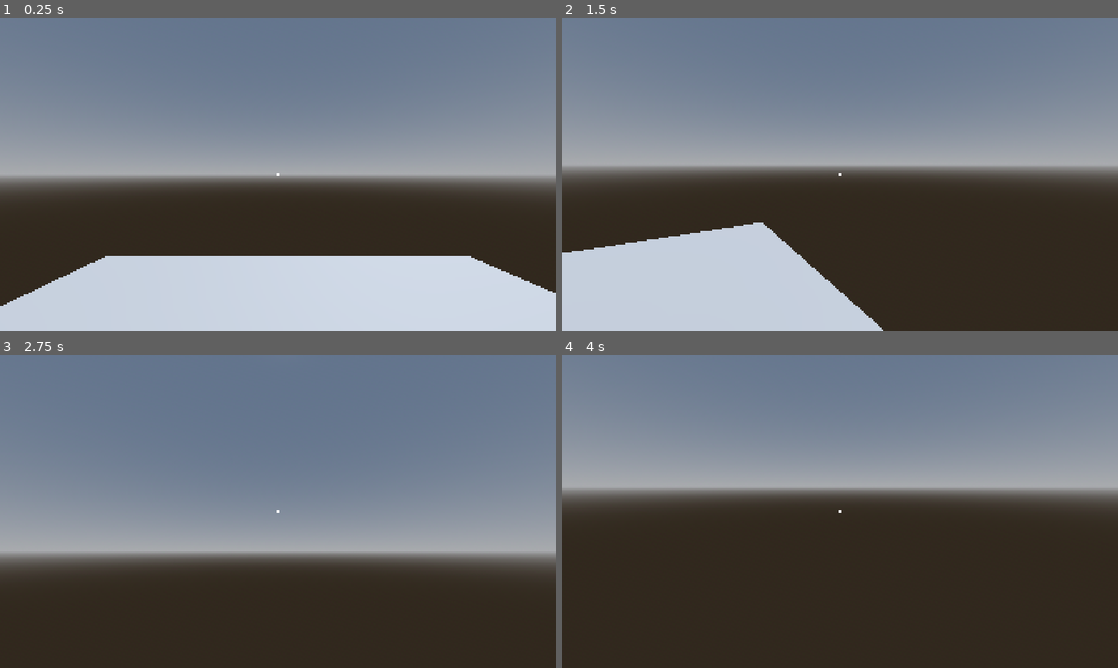
Above: before the commit, frames 1-4 (two rows, left to right).
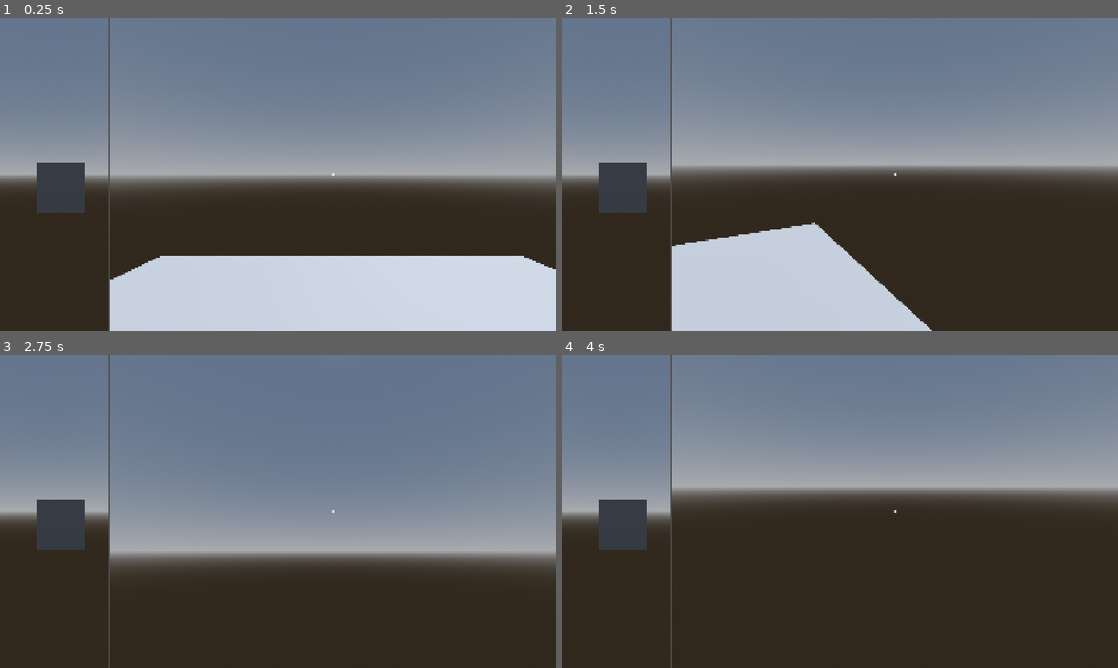
Above: after the commit, the same moments.

Repository: Rionit/MSI-GameJam-2026
Game: Godot game, scene res://scenes/main.tscn
The game is run twice, just before and just after one commit, with the same random seed, the same clock (stepped at 60 frames per second) and the same inputs.
Inputs (mouse positions are in pixels of both pictures, inside the frame that each line leads up to):
- Up to frame 1 (0.25 s): no input
- Up to frame 2 (1.5 s): tap Enter at 0.5 s; move the mouse to (867, 174) at 0.52 s; hold E (interact) 0.53-1.28 s; hold W (move_forward) from 0.53 s (still down); move the mouse to (812, 174) at 1.27 s; tap E (interact) at 1.35 s
- Up to frame 3 (2.75 s): keep holding W (move_forward); move the mouse to (289, 505) at 2.02 s; hold E (interact) from 2.03 s (still down)
- Up to frame 4 (4 s): keep holding W (move_forward); tap Space at 2.75 s; move the mouse to (834, 517) at 2.77 s; release E (interact) at 2.78 s; tap E (interact) at 2.85 s; tap Enter at 3.5 s; move the mouse to (878, 514) at 3.52 s; hold E (interact) from 3.53 s (still down)

The runs differ from the first frame. In frame 1, 5.7% of the frame differs, in the area x 0-100%, y 0-100%; in frame 2, 11%, in the area x 0-67%, y 0-100%; in frame 3, 4.4%; in frame 4, 5.1%.

Commit message:
Added simple splitscreen controller

Diff:
--- a/scenes/main.tscn
+++ b/scenes/main.tscn
@@ -2,6 +2,7 @@
 
 [ext_resource type="PackedScene" uid="uid://djfagpi4wf30r" path="res://scenes/first_person_player.tscn" id="1_o5qli"]
 [ext_resource type="Script" uid="uid://d1t40y48xkdyr" path="res://scripts/interactable.gd" id="2_0wfyh"]
+[ext_resource type="Script" uid="uid://bhoupc1aclli0" path="res://scripts/split_screen_controller.gd" id="2_sugp2"]
 
 [sub_resource type="ProceduralSkyMaterial" id="ProceduralSkyMaterial_o5qli"]
 sky_horizon_color = Color(0.66224277, 0.6717428, 0.6867428, 1)
@@ -26,7 +27,7 @@
 [sub_resource type="ConvexPolygonShape3D" id="ConvexPolygonShape3D_0wfyh"]
 points = PackedVector3Array(0.5, 0.5, 0.5, 0.5, 0.5, -0.5, -0.5, 0.5, 0.5, 0.5, -0.5, 0.5, 0.5, -0.5, -0.5, -0.5, 0.5, -0.5, -0.5, -0.5, 0.5, -0.5, -0.5, -0.5)
 
-[node name="Main" type="Node3D" unique_id=1020647545]
+[node name="Main" type="Node" unique_id=848906251]
 
 [node name="WorldEnvironment" type="WorldEnvironment" parent="." unique_id=92616691]
 environment = SubResource("Environment_sugp2")
@@ -35,28 +36,69 @@
 transform = Transform3D(-0.8660254, -0.43301278, 0.25, 0, 0.49999997, 0.86602545, -0.50000006, 0.75, -0.43301266, 0, 0, 0)
 shadow_enabled = true
 
-[node name="FirstPersonPlayer" parent="." unique_id=752721606 instance=ExtResource("1_o5qli")]
-transform = Transform3D(1, 0, 0, 0, 1, 0, 0, 0, 1, -0.1742363, 0.98418355, -0.060120106)
-speed = 5.0
+[node name="Level" type="Node3D" parent="." unique_id=1648374199]
 
-[node name="StaticBody3D" type="StaticBody3D" parent="." unique_id=1881650293]
+[node name="StaticBody3D" type="StaticBody3D" parent="Level" unique_id=1881650293]
 transform = Transform3D(1, 0, 0, 0, 1, 0, 0, 0, 1, 0, -0.5158161, 0)
 
-[node name="CollisionShape3D" type="CollisionShape3D" parent="StaticBody3D" unique_id=605347414]
+[node name="CollisionShape3D" type="CollisionShape3D" parent="Level/StaticBody3D" unique_id=605347414]
 shape = SubResource("BoxShape3D_qaqv0")
 
-[node name="MeshInstance3D" type="MeshInstance3D" parent="StaticBody3D" unique_id=914819883]
+[node name="MeshInstance3D" type="MeshInstance3D" parent="Level/StaticBody3D" unique_id=914819883]
 mesh = SubResource("BoxMesh_qaqv0")
 
-[node name="Interactable" type="StaticBody3D" parent="." unique_id=492735213]
+[node name="Interactable" type="StaticBody3D" parent="Level" unique_id=492735213]
 transform = Transform3D(1, 0, 0, 0, 1, 0, 0, 0, 1, 3.7829928, 1.3637811, 0)
 script = ExtResource("2_0wfyh")
 metadata/_custom_type_script = "uid://d1t40y48xkdyr"
 
-[node name="MeshInstance3D" type="MeshInstance3D" parent="Interactable" unique_id=905011403]
+[node name="MeshInstance3D" type="MeshInstance3D" parent="Level/Interactable" unique_id=905011403]
 transform = Transform3D(0.43923765, 0, 0, 0, 0.43923765, 0, 0, 0, 0.43923765, 0, 0, 0)
 mesh = SubResource("BoxMesh_gsyc7")
 
-[node name="CollisionShape3D" type="CollisionShape3D" parent="Interactable" unique_id=1419580967]
+[node name="CollisionShape3D" type="CollisionShape3D" parent="Level/Interactable" unique_id=1419580967]
 transform = Transform3D(0.43923765, 0, 0, 0, 0.43923765, 0, 0, 0, 0.43923765, 0, 0, 0)
 shape = SubResource("ConvexPolygonShape3D_0wfyh")
+
+[node name="HBoxContainer" type="HBoxContainer" parent="." unique_id=321357396]
+anchors_preset = 15
+anchor_right = 1.0
+anchor_bottom = 1.0
+grow_horizontal = 2
+grow_vertical = 2
+size_flags_horizontal = 3
+size_flags_vertical = 3
+script = ExtResource("2_sugp2")
+split_ratio = 0.195
+
+[node name="SubViewportContainerLeft" type="SubViewportContainer" parent="HBoxContainer" unique_id=1271243271]
+layout_mode = 2
+size_flags_horizontal = 3
+size_flags_stretch_ratio = 0.195
+stretch = true
+
+[node name="SubViewport" type="SubViewport" parent="HBoxContainer/SubViewportContainerLeft" unique_id=1764969003]
+handle_input_locally = false
+size = Vector2i(373, 1080)
+render_target_update_mode = 4
+
+[node name="UnmovablePlayer" parent="HBoxContainer/SubViewportContainerLeft/SubViewport" unique_id=752721606 instance=ExtResource("1_o5qli")]
+transform = Transform3D(-4.371139e-08, 0, -1, 0, 1, 0, 1, 0, -4.371139e-08, 1.7163728, 0.98418355, -0.060120106)
+can_move = false
+speed = 5.0
+can_walk = false
+
+[node name="SubViewportContainerRight" type="SubViewportContainer" parent="HBoxContainer" unique_id=493460797]
+layout_mode = 2
+size_flags_horizontal = 3
+size_flags_stretch_ratio = 0.805
+stretch = true
+
+[node name="SubViewport" type="SubViewport" parent="HBoxContainer/SubViewportContainerRight" unique_id=964279091]
+handle_input_locally = false
+size = Vector2i(1543, 1080)
+render_target_update_mode = 4
+
+[node name="FirstPersonPlayer" parent="HBoxContainer/SubViewportContainerRight/SubViewport" unique_id=1859700186 instance=ExtResource("1_o5qli")]
+transform = Transform3D(1, 0, 0, 0, 1, 0, 0, 0, 1, -0.1742363, 0.98418355, -0.060120106)
+speed = 5.0
--- /dev/null
+++ b/scripts/split_screen_controller.gd
@@ -0,0 +1,48 @@
+@tool
+extends HBoxContainer
+
+@onready var viewport_left: SubViewportContainer = $SubViewportContainerLeft
+@onready var viewport_right: SubViewportContainer = $SubViewportContainerRight
+
+@onready var main_viewport: SubViewport = $SubViewportContainerRight/SubViewport
+
+## Controls the width ratio between the left and right viewports (0.0 to 1.0).
+@export_range(0.0, 1.0) var split_ratio: float = 0.5:
+	set(value):
+		split_ratio = value
+		_update_split()
+
+func _ready() -> void:
+	_update_split()
+
+func _update_split() -> void:
+	# If using as tool in inspector
+	if !viewport_left and !viewport_right:
+		var children = get_children()
+		if children.size() < 2:
+			return
+
+		viewport_left = children[0] as Control
+		viewport_right = children[1] as Control
+
+	if viewport_left and viewport_right:
+		# Apply ratios
+		viewport_left.size_flags_stretch_ratio = max(0.0001, split_ratio)
+		viewport_right.size_flags_stretch_ratio = max(0.0001, 1.0 - split_ratio)
+
+func _unhandled_input(event: InputEvent) -> void:
+	if Engine.is_editor_hint():
+		return
+
+	# Press ESC to toggle mouse capture on/off
+	# TODO: Use this for menu cause player ESC rn doesnt work
+	#if event.is_action_pressed("ui_cancel"):
+		#if Input.mouse_mode == Input.MOUSE_MODE_CAPTURED:
+			#Input.mouse_mode = Input.MOUSE_MODE_VISIBLE
+		#else:
+			#Input.mouse_mode = Input.MOUSE_MODE_CAPTURED
+		#return
+
+	# Intercept global mouse motion and feed it directly into the right SubViewport
+	if event is InputEventMouseMotion and main_viewport:
+		main_viewport.push_input(event)
Not shown, added: scripts/split_screen_controller.gd.uid
